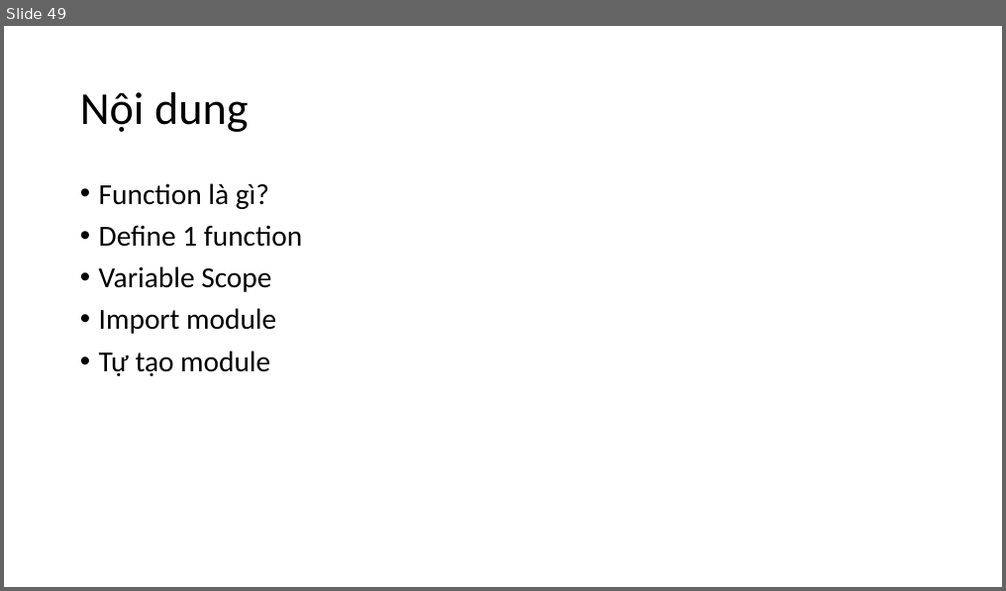
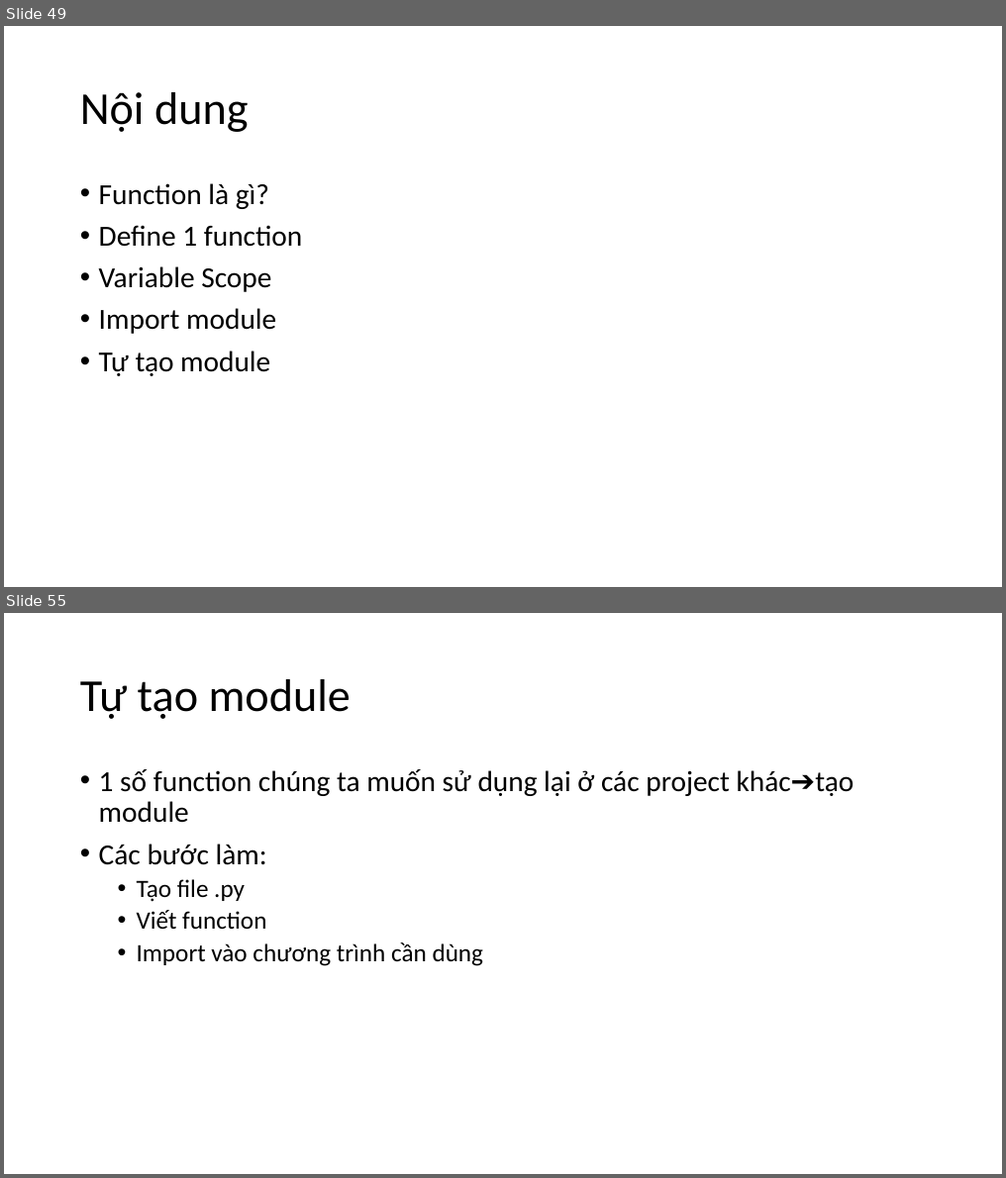
Before and after one commit to levinhhoang16/PyOpenCVCourse, a slide deck: Lecture/PythonCoban.pptx. Shown one above the other, each under a label of ours: slide 49 before the commit, slides 49 and 55 after it; the slides between them are not shown. The pictures are 1006x591 and 1006x1178 pixels, drawn with LibreOffice and Linux fonts; fonts in the diff are those of the drawing. Boxes give left, top, right and bottom in pixels: in the first picture for what was removed or moved away, otherwise in the second. Text is boxed around its words. In the diff, an @@ line names an element or a change of style, - is before the commit and + after.

```diff
--- a/Lecture/PythonCoban.pptx
+++ b/Lecture/PythonCoban.pptx
@@ slide 55 added at bbox=[4, 613, 1002, 1174], background #FFFFFF @@
@@ title added at bbox=[80, 679, 350, 719], 44 pt, text #000000 @@
+Tự tạo module
@@ text added at bbox=[99, 769, 853, 966], 28 pt, text #000000 @@
+• 1 số function chúng ta muốn sử dụng lại ở các project khác➔tạo module
+• Các bước làm:
+  • Tạo file .py
+  • Viết function
+  • Import vào chương trình cần dùng
```
Also in this commit, not shown: 6 other slides added, 3 other files.
